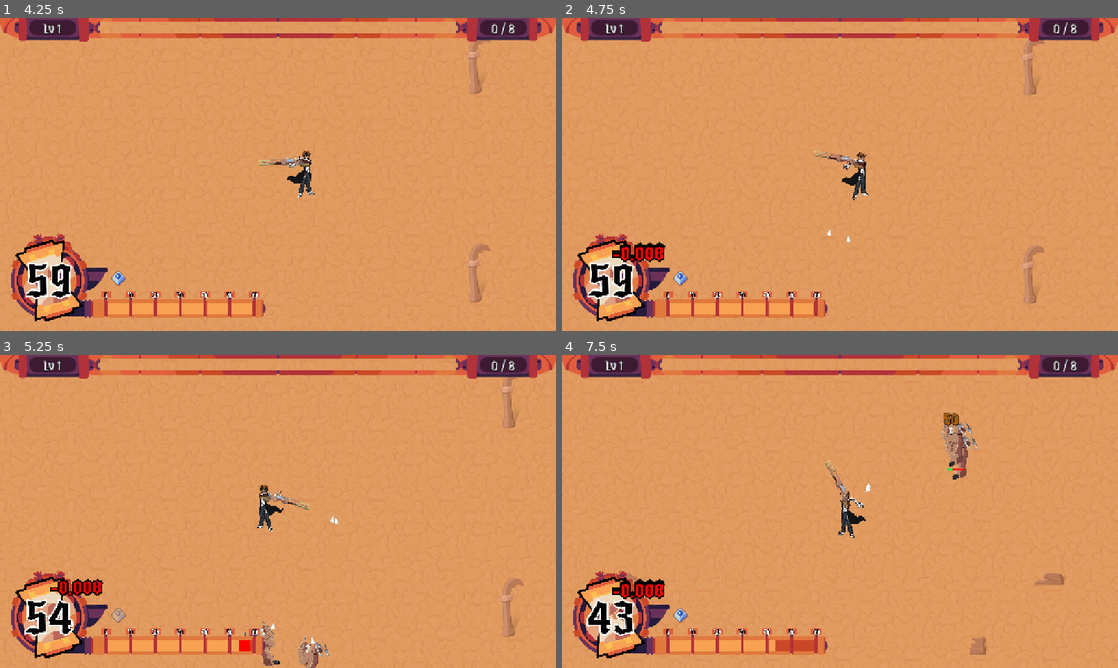
Above: before the commit, frames 1-4 (two rows, left to right).
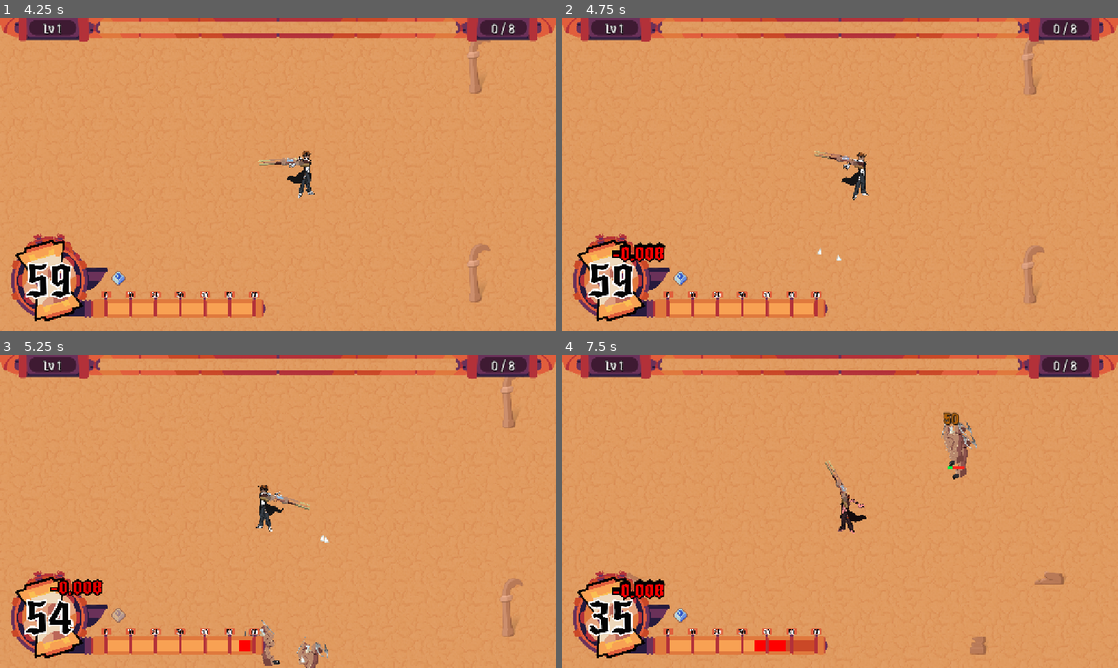
Above: after the commit, the same moments.

Repository: chiefpat450119/GMTK-2026
Game: Godot game, scene res://scenes/main.tscn
The game is run twice, just before and just after one commit, with the same random seed, the same clock (stepped at 60 frames per second) and the same inputs.
Inputs (mouse positions are in pixels of both pictures, inside the frame that each line leads up to):
- Up to frame 1 (4.25 s): tap Enter at 0.5 s; move the mouse to (400, 158) at 0.52 s; hold D (Right) 0.53-1.25 s; tap Shift (Dash) at 0.6 s; click (400, 158) at 0.67 s; drag from (166, 190) to (250, 237) at 1.27 s; click "Play" at 2 s; move the mouse to (333, 105) at 2.77 s; hold D (Right) 2.78-3.5 s; tap U at 2.85 s; click "Rail Gun" at 3.5 s
- Up to frame 2 (4.75 s): drag from (812, 237) to (673, 127) at 4.27 s
- Up to frame 3 (5.25 s): move the mouse to (444, 558) at 5.02 s; hold A (Left) from 5.03 s (still down); tap Shift (Dash) at 5.1 s
- Up to frame 4 (7.5 s): release A (Left) at 5.75 s; drag from (673, 464) to (1073, 452) at 5.77 s; move the mouse to (867, 511) at 6.52 s; hold S (Down) 6.53-7.25 s; tap U at 6.6 s; click (867, 511) at 6.67 s; drag from (756, 433) to (923, 445) at 7.27 s

Frame 1 is identical in both runs. In frame 2, less than 0.1% of the frame differs, in the area x 46-52%, y 67-78%; in frame 3, 0.3%; in frame 4, 1.2%, in the area x 4-90%, y 18-96%.

Commit message:
fix: enemy health bars
I think the problem originated from the fact that control nodes act weirdly when they are a child of a non-control node, so the fix is to manually set the displacement of the hp bars, but it works now

Diff:
--- a/scenes/entities/enemies/bash_enemy/bash_enemy.tscn
+++ b/scenes/entities/enemies/bash_enemy/bash_enemy.tscn
@@ -82,9 +82,10 @@
 
 [node name="HealthBar" parent="." index="5" unique_id=1031431274]
 offset_left = -24.0
-offset_top = 71.0
+offset_top = 76.25
 offset_right = 26.0
-offset_bottom = 79.0
+offset_bottom = 84.25
+displacement = Vector2(-40, 50)
 
 [node name="HitFeedback" type="Node" parent="." index="6" unique_id=175156074 node_paths=PackedStringArray("health", "sprite")]
 script = ExtResource("9_lfiob")
--- a/scenes/entities/enemies/enemy_hp_bar/health_bar.gd
+++ b/scenes/entities/enemies/enemy_hp_bar/health_bar.gd
@@ -2,7 +2,7 @@
 
 @export var health_component : HealthComponent
 var parent
-var displacement #relevant when rotating
+@export var displacement : Vector2 #relevant when rotating
 var max_hp : float
 var current_health : float
 # Called when the node enters the scene tree for the first time.
@@ -10,7 +10,7 @@
 	parent = get_parent()
 	max_hp = health_component.max_hp.current_val()
 	current_health = health_component.hp
-	displacement = Vector2(-size.x / 2, position.y) #x is centered for now
+	# displacement = Vector2(-size.x / 2, position.y) #x is centered for now
 	max_hp = current_health #this is an assumption
 	self.max_value = max_hp
 
--- a/scenes/entities/enemies/melee_enemy/melee_enemy.tscn
+++ b/scenes/entities/enemies/melee_enemy/melee_enemy.tscn
@@ -56,3 +56,15 @@
 position = Vector2(2, 5)
 scale = Vector2(0.105555534, 0.10555556)
 texture = ExtResource("4_yy0l1")
+
+[node name="HealthBar" parent="." index="7" unique_id=1031431274]
+anchors_preset = 8
+anchor_left = 0.5
+anchor_top = 0.5
+anchor_right = 0.5
+anchor_bottom = 0.5
+offset_top = 70.0
+offset_bottom = 78.0
+grow_horizontal = 2
+grow_vertical = 2
+displacement = Vector2(-14, 35)
--- a/scenes/entities/enemies/shooter_enemy/shooter_enemy.gd
+++ b/scenes/entities/enemies/shooter_enemy/shooter_enemy.gd
@@ -31,6 +31,7 @@
 @export var shoot_interval: float  # Seconds between shots
 @export var wait_interval: float # Seconds after shooting where it doesnt move
 @export var projectile_scene: PackedScene
+@export var projectile_spawn_point : Node2D
 @export var min_range: float  # Backs away from the player inside this
 @export var max_range: float  # Closes on the player outside this
 @export var sprite: AnimatedSprite2D
@@ -104,7 +105,7 @@
 	# angle comes from dir, not the body, so aiming never depended on the body spinning.
 	var projectile: Projectile = projectile_scene.instantiate()
 	get_tree().current_scene.add_child(projectile)
-	projectile.launch(global_position, dir.angle(), Projectile.Team.ENEMY, atk.damage_for(shot_damage))
+	projectile.launch(projectile_spawn_point.global_position, dir.angle(), Projectile.Team.ENEMY, atk.damage_for(shot_damage))
 
 	recoil_lean = RECOIL_LEAN
 
--- a/scenes/entities/enemies/shooter_enemy/shooter_enemy.tscn
+++ b/scenes/entities/enemies/shooter_enemy/shooter_enemy.tscn
@@ -27,13 +27,14 @@
 "speed": 5.0
 }]
 
-[node name="ShooterEnemy" unique_id=833281361 node_paths=PackedStringArray("sprite") instance=ExtResource("1_base")]
+[node name="ShooterEnemy" unique_id=833281361 node_paths=PackedStringArray("projectile_spawn_point", "sprite") instance=ExtResource("1_base")]
 collision_mask = 2
 script = ExtResource("2_sht")
 shot_damage = 2.0
 shoot_interval = 0.5
 wait_interval = 0.2
 projectile_scene = ExtResource("3_sht")
+projectile_spawn_point = NodePath("ProjectileSpawnPoint")
 min_range = 300.0
 max_range = 331.66
 sprite = NodePath("AnimatedSprite2D")
@@ -63,6 +64,7 @@
 [node name="HealthBar" parent="." index="4" unique_id=1031431274]
 offset_top = 67.0
 offset_bottom = 75.0
+displacement = Vector2(-25, 65)
 
 [node name="AnimatedSprite2D" type="AnimatedSprite2D" parent="." index="5" unique_id=370399703]
 position = Vector2(2.000001, 6.000003)
@@ -76,3 +78,6 @@
 health = NodePath("../HealthComponent")
 sprite = NodePath("../AnimatedSprite2D")
 burst_scene = ExtResource("9_burst")
+
+[node name="ProjectileSpawnPoint" type="Node2D" parent="." index="8" unique_id=1184357379]
+position = Vector2(-28, 54)
--- a/scenes/entities/enemies/tank_enemy/tank_enemy.tscn
+++ b/scenes/entities/enemies/tank_enemy/tank_enemy.tscn
@@ -58,6 +58,11 @@
 [node name="HealthComponent" parent="." index="3" unique_id=2054313803]
 base_hp = 500.0
 
+[node name="HealthBar" parent="." index="4" unique_id=1031431274]
+offset_top = 66.47058
+offset_bottom = 74.47058
+displacement = Vector2(-40, 110)
+
 [node name="HitFeedback" type="Node" parent="." index="5" unique_id=910637902 node_paths=PackedStringArray("health")]
 script = ExtResource("5_6bc1s")
 health = NodePath("../HealthComponent")
